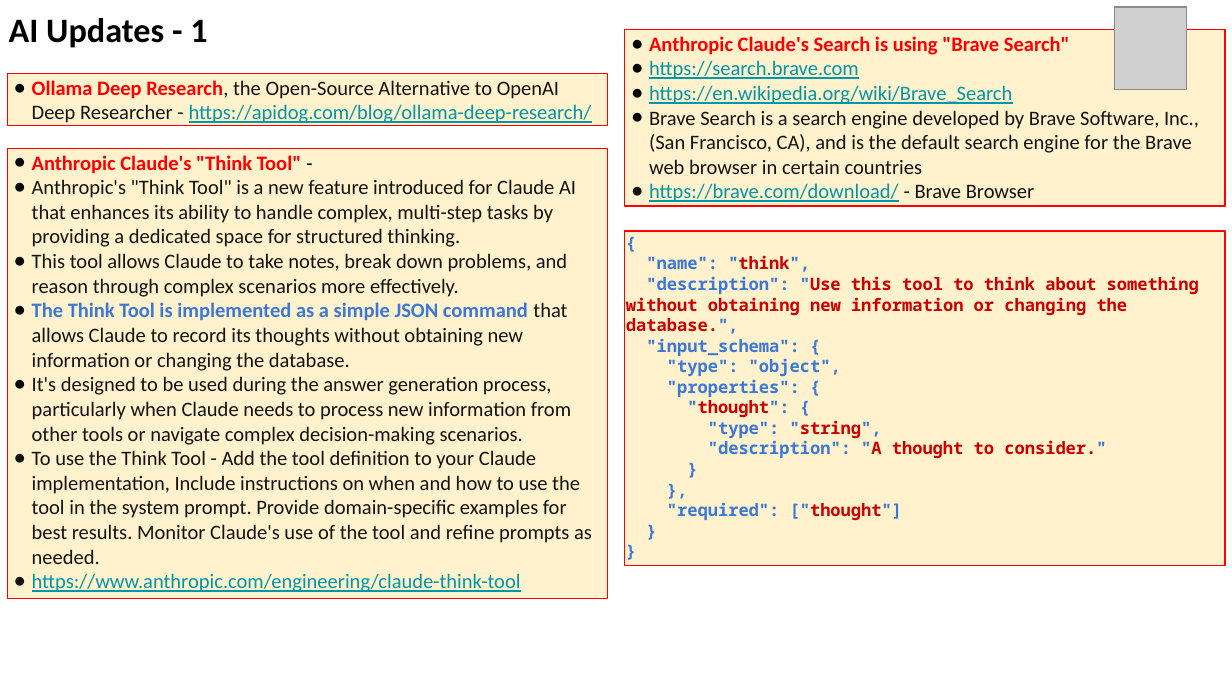
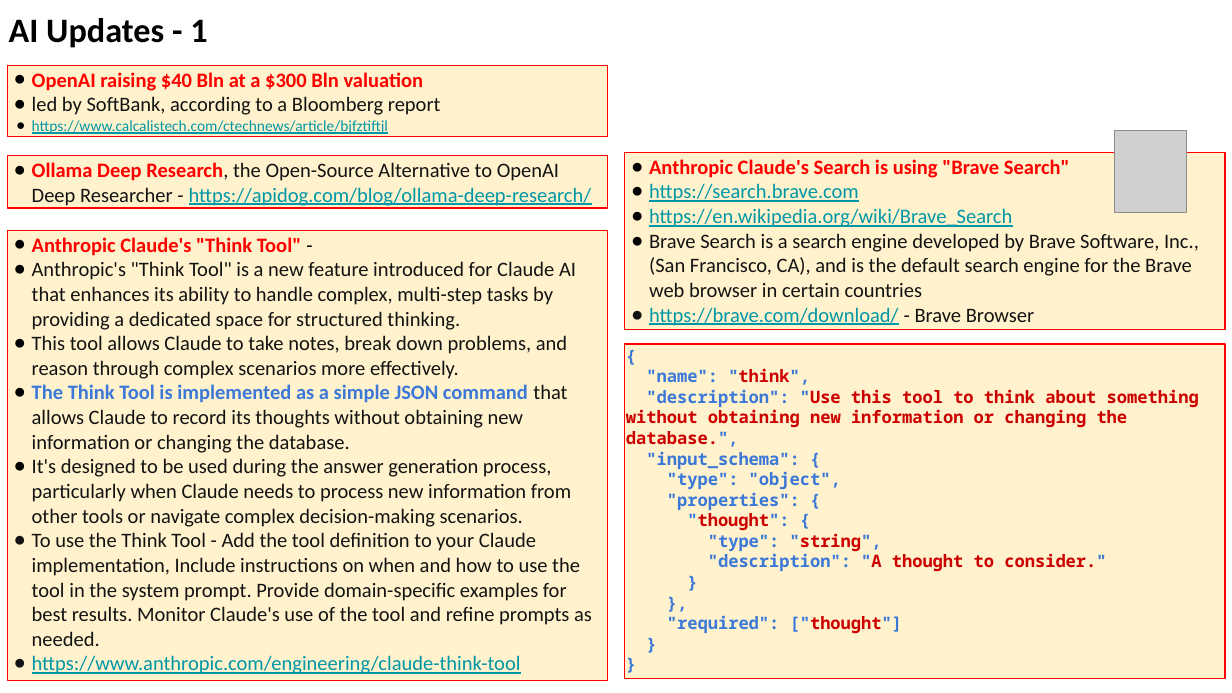
Before and after one commit to lselector/seminar, a slide deck: slide 9 of 2025/2025-03-28-AI-Updates.pptx. Drawn at 1232x693 pixels with LibreOffice and Linux fonts; fonts in the diff are those of the drawing; grey boxes stand for pictures. Boxes give left, top, right and bottom in pixels: in the first picture for what was removed or moved away, otherwise in the second. Text is boxed around its words. In the diff, an @@ line names an element or a change of style, - is before the commit and + after.

```diff
--- a/2025/2025-03-28-AI-Updates.pptx
+++ b/2025/2025-03-28-AI-Updates.pptx
@@ rectangle added at [7, 65, 607, 137], fill #FFF2CC, outline #FF0000 0.75 pt, 12 pt, text #0097A7 @@
+● OpenAI raising $40 Bln at a $300 Bln valuation
+● led by SoftBank, according to a Bloomberg report
+● https://www.calcalistech.com/ctechnews/article/bjfztiftjl
@@ picture: place and size @@
-picture at [1115, 7, 1186, 90]
+picture at [1115, 131, 1186, 213]
@@ rectangle "Ollama Deep Research, the Open-Source ...": place and size @@
-rectangle "Ollama Deep Research, the Open-Source ..." at [7, 74, 607, 126]
+rectangle "Ollama Deep Research, the Open-Source ..." at [7, 155, 607, 207]
@@ rectangle "Anthropic Claude's Search is using ...": place and size @@
-rectangle "Anthropic Claude's Search is using ..." at [625, 30, 1225, 206]
+rectangle "Anthropic Claude's Search is using ..." at [625, 153, 1225, 329]
@@ rectangle "Anthropic Claude's "Think Tool" -": place and size @@
-rectangle "Anthropic Claude's "Think Tool" -" at [7, 148, 607, 599]
+rectangle "Anthropic Claude's "Think Tool" -" at [7, 230, 607, 681]
@@ rectangle "{": place and size @@
-rectangle "{" at [625, 232, 1225, 565]
+rectangle "{" at [625, 344, 1225, 678]
```
Also in this commit, not shown: 5 other slides changed, 2 slides added.
